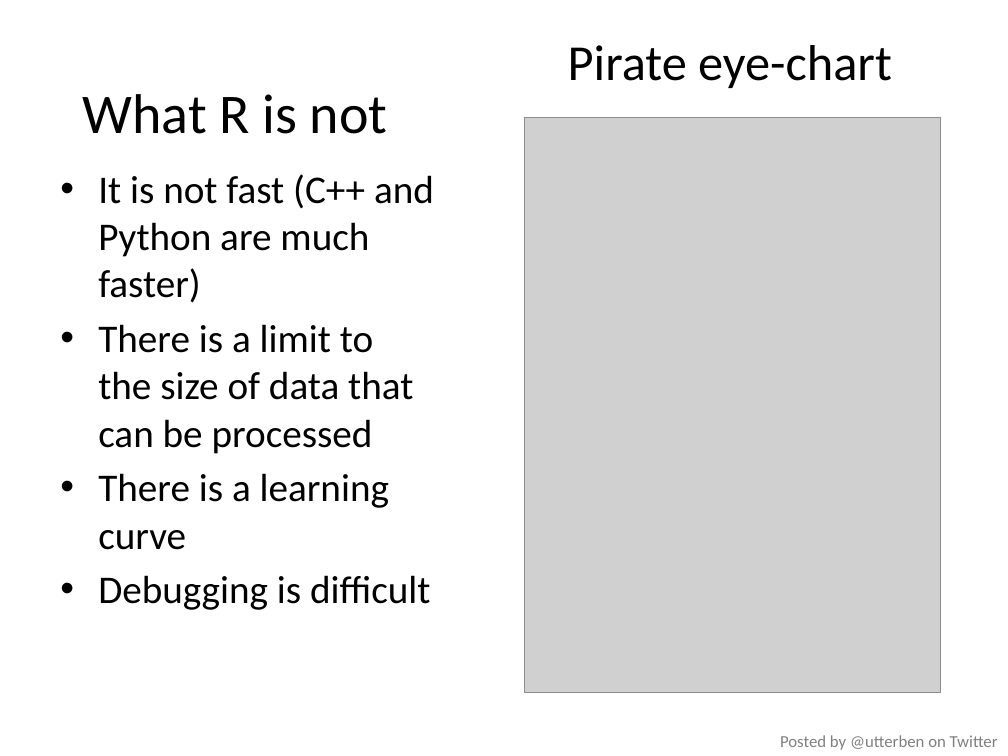
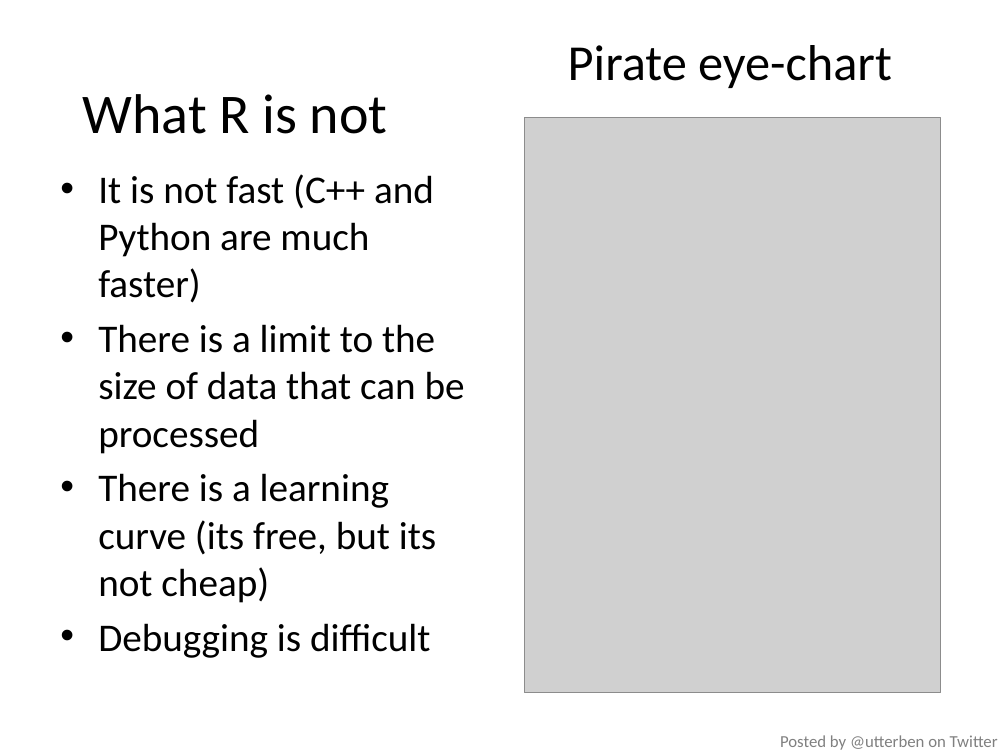
Before and after one commit to cmgienger/1-Introduction-to-R, a slide deck: slide 4 of 1-Introduction to R and Rstudio.pptx. Drawn at 1008x756 pixels with LibreOffice and Linux fonts; fonts in the diff are those of the drawing; grey boxes stand for pictures. Boxes give left, top, right and bottom in pixels: in the first picture for what was removed or moved away, otherwise in the second. Text is boxed around its words. In the diff, an @@ line names an element or a change of style, - is before the commit and + after.

```diff
--- a/1-Introduction to R and Rstudio.pptx
+++ b/1-Introduction to R and Rstudio.pptx
@@ text at (98, 473, 436, 603): text changed @@
-• There is a learning curve
+• There is a learning curve (its free, but its not cheap)
```
Also in this commit, not shown: 5 other slides changed, 1 slide added, 1 slide removed, 1 other file.
